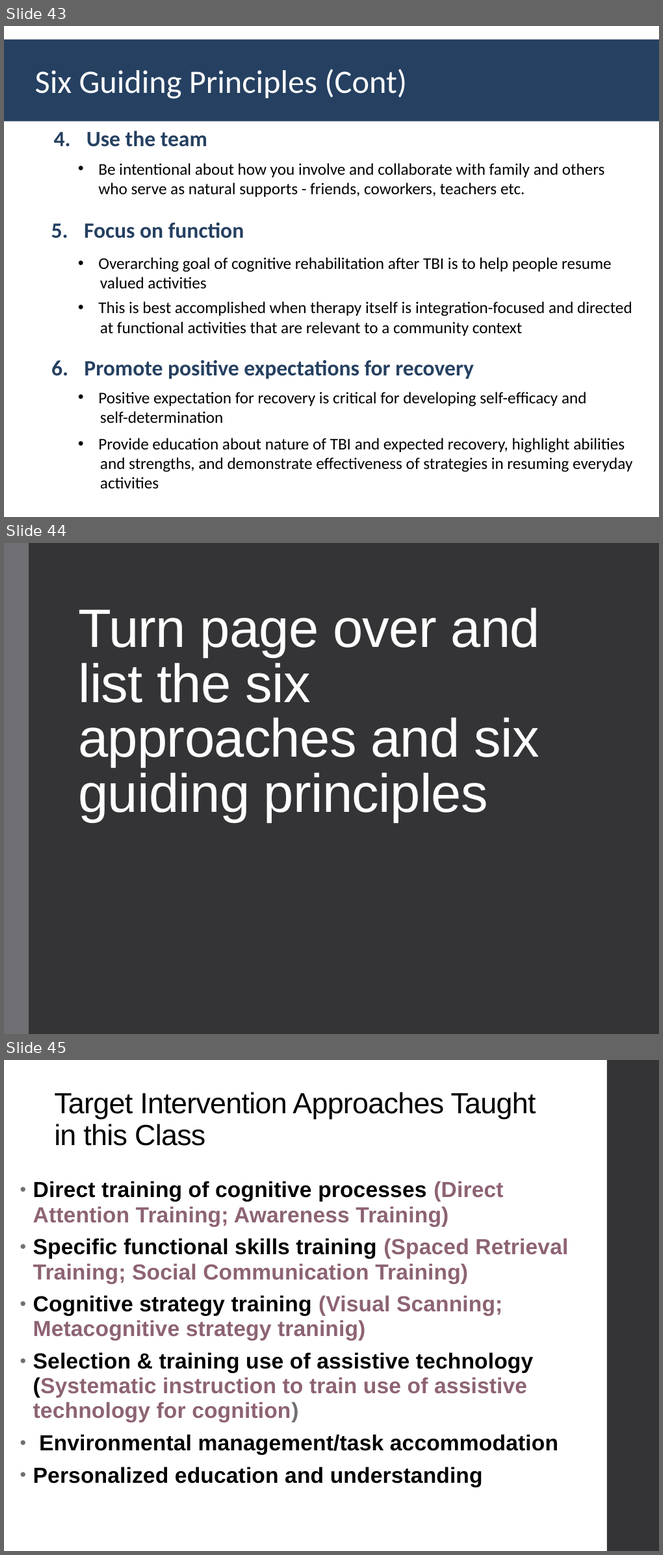
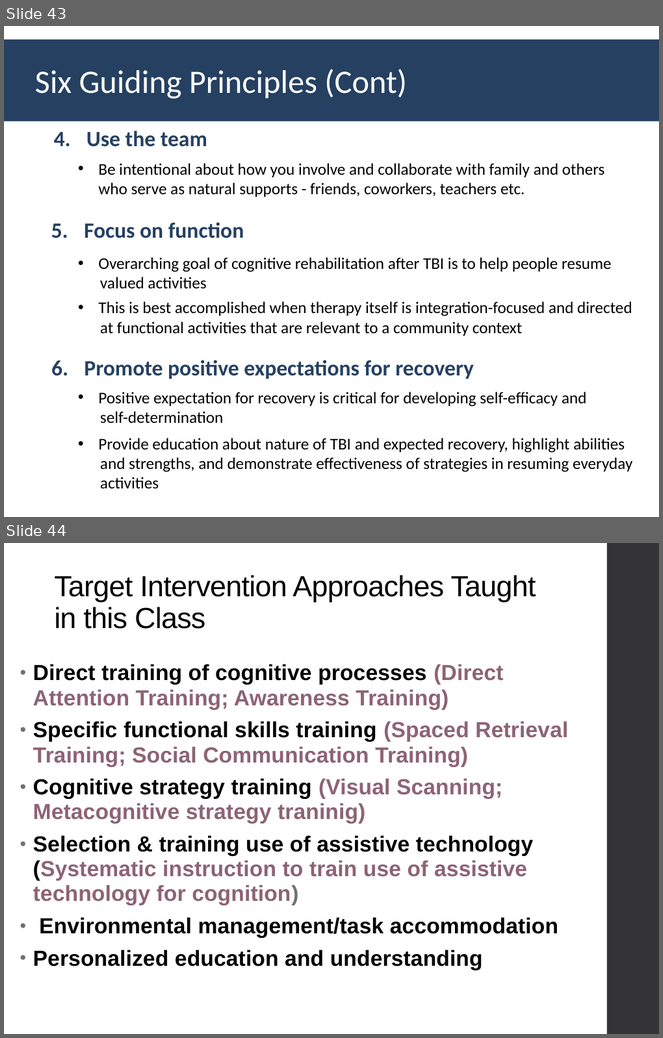
Before and after one commit to Jim-Wright90/cds_663_winter_2021, a slide deck: slides/Week1_21.pptx. Shown one above the other, each under a label of ours: slides 43, 44 and 45 before the commit, slides 43 and 44 after it. The pictures are 663x1555 and 663x1038 pixels, drawn with LibreOffice and Linux fonts; fonts in the diff are those of the drawing. Boxes give left, top, right and bottom in pixels: in the first picture for what was removed or moved away, otherwise in the second. Text is boxed around its words. In the diff, an @@ line names an element or a change of style, - is before the commit and + after.

```diff
--- a/slides/Week1_21.pptx
+++ b/slides/Week1_21.pptx
@@ slide 44 removed at (4, 543, 659, 1034), background #353537 @@
@@ rectangle removed at (4, 543, 29, 1034) @@
@@ title removed at (78, 607, 540, 822) @@
-Turn page over and list the six approaches and six guiding principles
@@ what was slide 45 is now slide 44 @@
```
Also in this commit, not shown: 10 slides changed, 4 other files.
